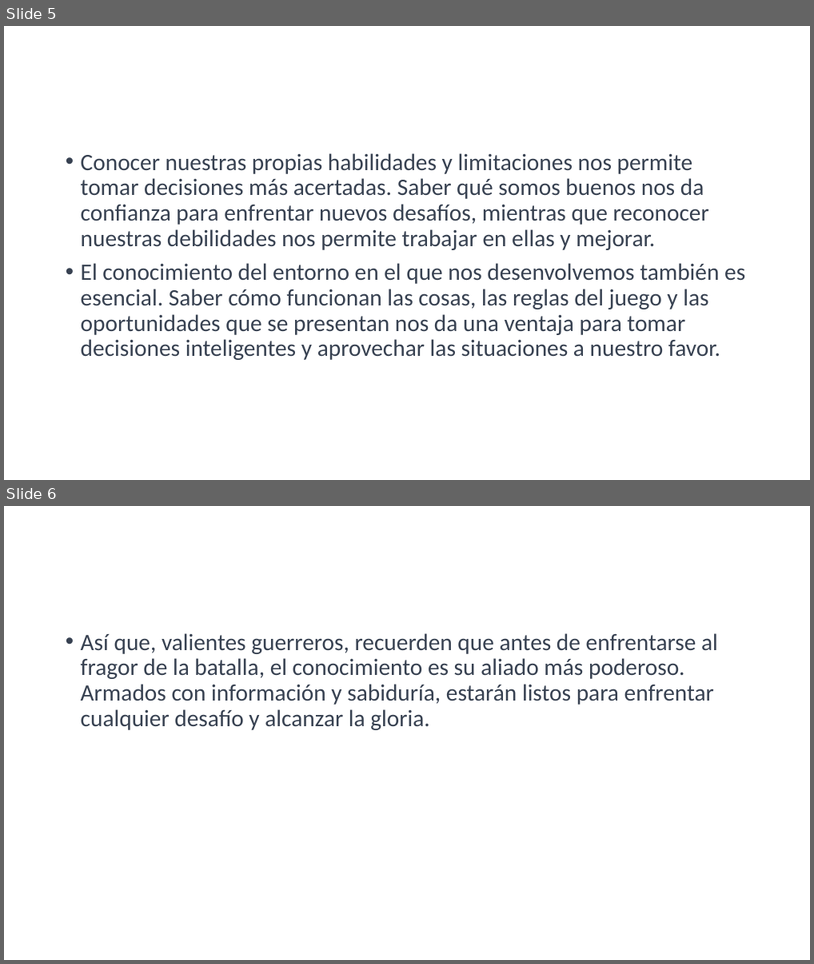
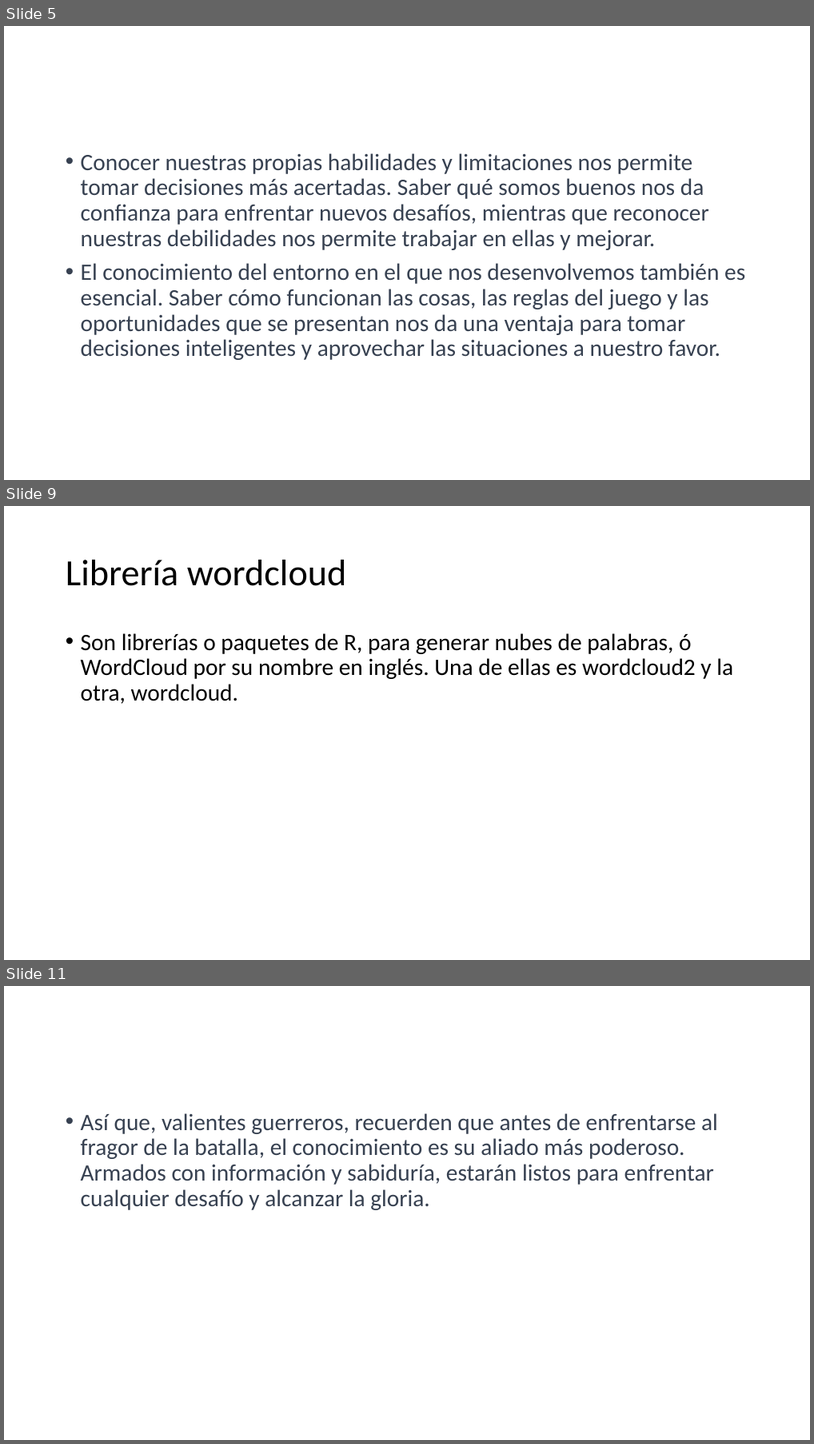
Before and after one commit to Byneros/TallerGestionDeDatosElArteDeLaGuerra, a slide deck: QUE DEBES CONOCER PARA GANAR CUALQUER BATALLA.pptx. Shown one above the other, each under a label of ours: slides 5 and 6 before the commit, slides 5, 9 and 11 after it; the slides between them are not shown. The pictures are 814x964 and 814x1444 pixels, drawn with LibreOffice and Linux fonts; fonts in the diff are those of the drawing. Boxes give left, top, right and bottom in pixels: in the first picture for what was removed or moved away, otherwise in the second. Text is boxed around its words. In the diff, an @@ line names an element or a change of style, - is before the commit and + after.

```diff
--- a/QUE DEBES CONOCER PARA GANAR CUALQUER BATALLA.pptx
+++ b/QUE DEBES CONOCER PARA GANAR CUALQUER BATALLA.pptx
@@ slide 9 added at (4,506,810,960), background #FFFFFF @@
@@ title added at (66,560,347,586), 44 pt, text #000000 @@
+Librería wordcloud
@@ text added at (81,633,734,704), 28 pt, text #000000 @@
+• Son librerías o paquetes de R, para generar nubes de palabras, ó WordCloud por su nombre en inglés. Una de ellas es wordcloud2 y la otra, wordcloud.
@@ what was slide 6 is now slide 11 @@
```
Also in this commit, not shown: 4 other slides added, 3 other files.
